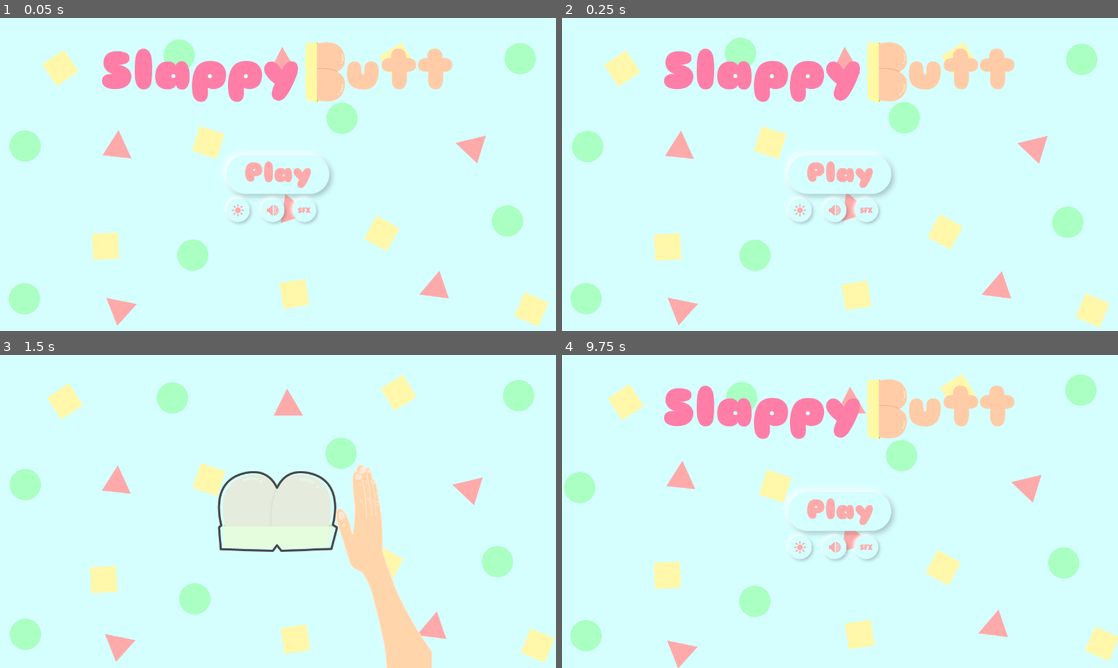
Above: before the commit, frames 1-4 (two rows, left to right).
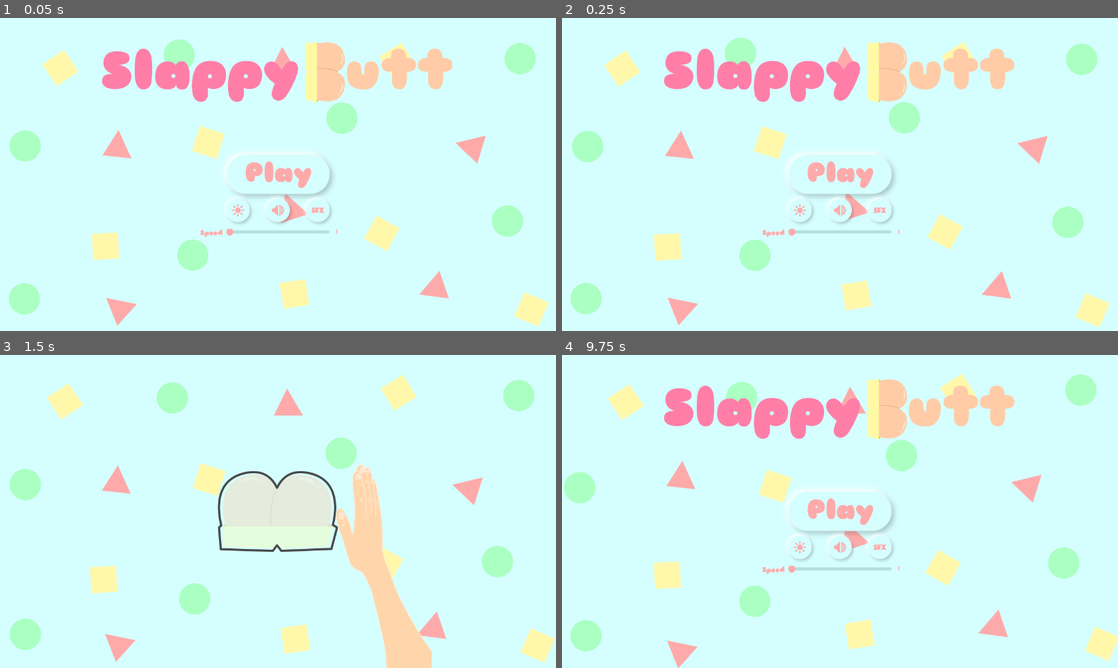
Above: after the commit, the same moments.

Repository: MikeTeok/test_butt_name
Game: Godot game, scene res://scenes/main_scene.tscn
Two runs of this game, one before a commit and one after it. Both use one fixed random seed, a clock stepped at 60 frames per second and the inputs below.
Inputs (mouse positions are in pixels of both pictures, inside the frame that each line leads up to):
- Up to frame 1 (0.05 s): no input
- Up to frame 2 (0.25 s): no input
- Up to frame 3 (1.5 s): click (278, 511) at 0.5 s; move the mouse to (400, 495) at 1.27 s
- Up to frame 4 (9.75 s): tap Space (ui_select) at 1.52, 2.27, 5.27, 6.02, 7.52, 9.02 s; move the mouse to (728, 527) at 2.02 s; click (778, 555) at 2.75 s; move the mouse to (895, 442) at 3.52 s; click (778, 555) at 4.25 s; move the mouse to (812, 574) at 5.02 s; move the mouse to (1006, 558) at 5.77 s; click (778, 555) at 6.5 s; move the mouse to (673, 464) at 7.27 s; move the mouse to (867, 511) at 8.02 s; move the mouse to (756, 433) at 8.77 s; click (901, 555) at 9.5 s

The runs differ from the first frame. In frame 1, 0.7% of the frame differs, in the area x 36-61%, y 45-70%; in frame 2, 0.6%; in frame 3, nothing differs; in frame 4, 0.6%.

Commit message:
Connect functionality for bgm and sfx button , added slider for speed
Connect functionality for bgm and sfx button , added slider for speed

Diff:
--- /dev/null
+++ b/default_bus_layout.tres
@@ -0,0 +1,15 @@
+[gd_resource type="AudioBusLayout" format=2]
+
+[resource]
+bus/1/name = "BGM"
+bus/1/solo = false
+bus/1/mute = false
+bus/1/bypass_fx = false
+bus/1/volume_db = 0.0
+bus/1/send = "Master"
+bus/2/name = "SFX"
+bus/2/solo = false
+bus/2/mute = false
+bus/2/bypass_fx = false
+bus/2/volume_db = 0.0
+bus/2/send = "Master"
--- a/scenes/ButtBouncyEffect.tscn
+++ b/scenes/ButtBouncyEffect.tscn
@@ -88,7 +88,7 @@
 [node name="ButtBouncyEffect" type="AnimatedSprite"]
 modulate = Color( 1, 1, 1, 0 )
 frames = SubResource( 1 )
-frame = 19
+frame = 28
 playing = true
 script = ExtResource( 31 )
 
@@ -100,9 +100,11 @@
 stream = ExtResource( 32 )
 volume_db = 7.173
 autoplay = true
+bus = "SFX"
 
 [node name="boinkSound" type="AudioStreamPlayer" parent="."]
 stream = ExtResource( 33 )
 volume_db = -3.586
+bus = "SFX"
 
 [connection signal="animation_finished" from="AnimationPlayer" to="." method="_on_AnimationPlayer_animation_finished"]
--- /dev/null
+++ b/scenes/DifficultySlider.gd
@@ -0,0 +1,22 @@
+extends HSlider
+
+onready var dark_theme = self.get_stylebox("slider").duplicate()
+onready var number = $Number
+onready var animation = $AnimationPlayer
+onready var theme_mode = "Light mode" setget set_theme
+
+func _ready():
+	pass
+
+func set_theme(new_theme):
+	if new_theme == "Dark mode":
+		dark_theme.bg_color = Color("4A4A4A")
+		self.add_stylebox_override("slider", dark_theme)
+	else:
+		dark_theme.bg_color = Color("B6DFDF")
+		self.add_stylebox_override("slider", dark_theme)
+
+
+func _on_DifficultySlider_value_changed(value):
+	number.set_text(str(value+1))
+	animation.play("number_bob")
--- /dev/null
+++ b/scenes/DifficultySlider.tscn
@@ -0,0 +1,106 @@
+[gd_scene load_steps=12 format=2]
+
+[ext_resource path="res://scenes/DifficultySlider.gd" type="Script" id=1]
+[ext_resource path="res://sprites/grabber_highlight.png" type="Texture" id=2]
+[ext_resource path="res://sprites/grabber.png" type="Texture" id=3]
+[ext_resource path="res://resources/fonts/Sniglet Regular.ttf" type="DynamicFontData" id=4]
+[ext_resource path="res://resources/fonts/Chewy.ttf" type="DynamicFontData" id=5]
+
+[sub_resource type="StyleBoxFlat" id=1]
+content_margin_right = 167.0
+content_margin_top = 3.0
+content_margin_bottom = 3.0
+bg_color = Color( 0.713726, 0.87451, 0.87451, 1 )
+corner_radius_top_left = 50
+corner_radius_top_right = 50
+corner_radius_bottom_right = 50
+corner_radius_bottom_left = 50
+shadow_color = Color( 1, 1, 1, 0.6 )
+
+[sub_resource type="StyleBoxFlat" id=2]
+bg_color = Color( 0.6, 0.6, 0.6, 0 )
+
+[sub_resource type="StyleBoxFlat" id=3]
+bg_color = Color( 0.6, 0.6, 0.6, 0 )
+
+[sub_resource type="DynamicFont" id=4]
+font_data = ExtResource( 4 )
+
+[sub_resource type="DynamicFont" id=5]
+use_filter = true
+font_data = ExtResource( 5 )
+
+[sub_resource type="Animation" id=6]
+resource_name = "number_bob"
+length = 0.3
+step = 0.01
+tracks/0/type = "value"
+tracks/0/path = NodePath("Number:rect_scale")
+tracks/0/interp = 1
+tracks/0/loop_wrap = true
+tracks/0/imported = false
+tracks/0/enabled = true
+tracks/0/keys = {
+"times": PoolRealArray( 0, 0.14, 0.3 ),
+"transitions": PoolRealArray( 2.07053, 0.482968, 2.46229 ),
+"update": 0,
+"values": [ Vector2( 1, 1 ), Vector2( 3, 3 ), Vector2( 1, 1 ) ]
+}
+tracks/1/type = "value"
+tracks/1/path = NodePath("Number:rect_position")
+tracks/1/interp = 1
+tracks/1/loop_wrap = true
+tracks/1/imported = false
+tracks/1/enabled = true
+tracks/1/keys = {
+"times": PoolRealArray( 0, 0.14, 0.3 ),
+"transitions": PoolRealArray( 2.07, 0.482, 2.46 ),
+"update": 0,
+"values": [ Vector2( 240, -3 ), Vector2( 240, -15 ), Vector2( 240, -3 ) ]
+}
+
+[node name="DifficultySlider" type="HSlider"]
+margin_right = 234.0
+margin_bottom = 16.0
+custom_icons/grabber_highlight = ExtResource( 2 )
+custom_icons/grabber = ExtResource( 3 )
+custom_styles/slider = SubResource( 1 )
+custom_styles/grabber_area_highlight = SubResource( 2 )
+custom_styles/grabber_area = SubResource( 3 )
+max_value = 9.0
+rounded = true
+script = ExtResource( 1 )
+__meta__ = {
+"_edit_use_anchors_": false
+}
+
+[node name="Speed" type="Label" parent="."]
+margin_left = -60.0
+margin_top = 2.0
+margin_right = -3.0
+margin_bottom = 18.0
+custom_fonts/font = SubResource( 4 )
+custom_colors/font_color = Color( 1, 0.670588, 0.670588, 1 )
+text = "Speed"
+__meta__ = {
+"_edit_use_anchors_": false
+}
+
+[node name="Number" type="Label" parent="."]
+margin_left = 240.0
+margin_top = -3.0
+margin_right = 256.0
+margin_bottom = 20.0
+custom_fonts/font = SubResource( 5 )
+custom_colors/font_color = Color( 1, 0.670588, 0.670588, 1 )
+text = "1"
+align = 2
+percent_visible = -1.0
+__meta__ = {
+"_edit_use_anchors_": false
+}
+
+[node name="AnimationPlayer" type="AnimationPlayer" parent="."]
+anims/number_bob = SubResource( 6 )
+
+[connection signal="value_changed" from="." to="." method="_on_DifficultySlider_value_changed"]
--- a/scenes/MainMenu.tscn
+++ b/scenes/MainMenu.tscn
@@ -18,8 +18,9 @@
 [ext_resource path="res://sprites/buttons/sfx.png" type="Texture" id=16]
 [ext_resource path="res://sprites/buttons/sfx_disable_hover.png" type="Texture" id=17]
 [ext_resource path="res://sprites/buttons/sfx_hover.png" type="Texture" id=18]
+[ext_resource path="res://scenes/DifficultySlider.tscn" type="PackedScene" id=19]
 
-[sub_resource type="SpriteFrames" id=2]
+[sub_resource type="SpriteFrames" id=1]
 animations = [ {
 "frames": [ ExtResource( 5 ), ExtResource( 10 ), ExtResource( 5 ) ],
 "loop": true,
@@ -29,15 +30,15 @@
 
 [sub_resource type="SpriteFrames" id=3]
 animations = [ {
-"frames": [ ExtResource( 13 ), ExtResource( 8 ), ExtResource( 2 ), ExtResource( 14 ) ],
+"frames": [ ExtResource( 4 ), ExtResource( 9 ), ExtResource( 6 ), ExtResource( 7 ) ],
 "loop": true,
 "name": "default",
 "speed": 5.0
 } ]
 
-[sub_resource type="SpriteFrames" id=1]
+[sub_resource type="SpriteFrames" id=2]
 animations = [ {
-"frames": [ ExtResource( 4 ), ExtResource( 9 ), ExtResource( 6 ), ExtResource( 7 ) ],
+"frames": [ ExtResource( 13 ), ExtResource( 8 ), ExtResource( 2 ), ExtResource( 14 ) ],
 "loop": true,
 "name": "default",
 "speed": 5.0
@@ -71,40 +72,49 @@
 "_edit_use_anchors_": false
 }
 
-[node name="Playbutton" parent="." instance=ExtResource( 12 )]
-anchor_left = 0.5
-anchor_top = 0.5
-anchor_right = 0.5
-anchor_bottom = 0.5
-margin_left = -119.0
-margin_top = -45.5
-margin_right = 119.0
-margin_bottom = 45.5
-icon_picture = SubResource( 2 )
+[node name="CenterContainer" type="CenterContainer" parent="."]
+margin_right = 1280.0
+margin_bottom = 720.0
+__meta__ = {
+"_edit_use_anchors_": false
+}
 
-[node name="audio_button" parent="." instance=ExtResource( 11 )]
-margin_left = 600.982
-margin_top = 414.514
-margin_right = 690.982
-margin_bottom = 505.514
+[node name="Playbutton" parent="CenterContainer" instance=ExtResource( 12 )]
+margin_left = 521.0
+margin_top = 314.0
+margin_right = 759.0
+margin_bottom = 405.0
+icon_picture = SubResource( 1 )
+
+[node name="theme_button" parent="CenterContainer/Playbutton" instance=ExtResource( 11 )]
+margin_top = 100.5
+margin_right = 92.0
+margin_bottom = 191.5
 rect_scale = Vector2( 0.6, 0.6 )
 icon_picture = SubResource( 3 )
 
-[node name="theme_button" parent="." instance=ExtResource( 11 )]
-margin_left = 521.0
-margin_top = 414.5
-margin_right = 613.0
-margin_bottom = 505.5
+[node name="audio_button" parent="CenterContainer/Playbutton" instance=ExtResource( 11 )]
+margin_left = 92.0
+margin_top = 100.514
+margin_right = 330.0
+margin_bottom = 191.514
 rect_scale = Vector2( 0.6, 0.6 )
-icon_picture = SubResource( 1 )
+icon_picture = SubResource( 2 )
 
-[node name="sfx_button" parent="." instance=ExtResource( 11 )]
-margin_left = 674.057
-margin_top = 414.514
-margin_right = 764.057
-margin_bottom = 505.514
+[node name="sfx_button" parent="CenterContainer/Playbutton" instance=ExtResource( 11 )]
+margin_left = 184.0
+margin_top = 100.514
+margin_right = 274.0
+margin_bottom = 191.514
 rect_scale = Vector2( 0.6, 0.6 )
 icon_picture = SubResource( 4 )
 
-[connection signal="pressed" from="Playbutton" to="." method="_on_Playbutton_pressed"]
-[connection signal="pressed" from="theme_button" to="." method="_on_theme_button_pressed"]
+[node name="DifficultySlider" parent="CenterContainer/Playbutton" instance=ExtResource( 19 )]
+margin_top = 169.698
+margin_right = 238.0
+margin_bottom = 185.698
+
+[connection signal="pressed" from="CenterContainer/Playbutton" to="." method="_on_Playbutton_pressed"]
+[connection signal="pressed" from="CenterContainer/Playbutton/theme_button" to="." method="_on_theme_button_pressed"]
+[connection signal="pressed" from="CenterContainer/Playbutton/audio_button" to="." method="_on_audio_button_pressed"]
+[connection signal="pressed" from="CenterContainer/Playbutton/sfx_button" to="." method="_on_sfx_button_pressed"]
--- a/scenes/main_scene.tscn
+++ b/scenes/main_scene.tscn
@@ -28,7 +28,10 @@
 [node name="BGM" type="AudioStreamPlayer" parent="."]
 stream = ExtResource( 6 )
 autoplay = true
+bus = "BGM"
 
+[connection signal="changeBGMRequest" from="MainMenu" to="." method="_on_MainMenu_changeBGMRequest"]
+[connection signal="changeSFXRequest" from="MainMenu" to="." method="_on_MainMenu_changeSFXRequest"]
 [connection signal="changeThemeRequest" from="MainMenu" to="." method="_on_MainMenu_changeThemeRequest"]
 [connection signal="startRequest" from="MainMenu" to="." method="_on_MainMenu_startRequest"]
 [connection signal="gameOver" from="Game" to="." method="_on_Game_gameOver"]
--- a/scenes/toggle_button.tscn
+++ b/scenes/toggle_button.tscn
@@ -32,20 +32,6 @@
 "transitions": PoolRealArray( 1, 1 ),
 "update": 1,
 "values": [ 2, 0 ]
-}
-tracks/2/type = "method"
-tracks/2/path = NodePath(".")
-tracks/2/interp = 1
-tracks/2/loop_wrap = true
-tracks/2/imported = false
-tracks/2/enabled = true
-tracks/2/keys = {
-"times": PoolRealArray( 0.32 ),
-"transitions": PoolRealArray( 1 ),
-"values": [ {
-"args": [ "Light mode" ],
-"method": "change_theme_mode"
-} ]
 }
 
 [sub_resource type="Animation" id=2]
@@ -138,6 +124,7 @@
 
 [node name="AnimatedSprite" type="AnimatedSprite" parent="clip_rect"]
 frames = ExtResource( 1 )
+frame = 2
 offset = Vector2( 45, 45.5 )
 
 [node name="AnimationPlayer" type="AnimationPlayer" parent="."]
--- a/scripts/MainMenu.gd
+++ b/scripts/MainMenu.gd
@@ -1,11 +1,14 @@
 extends Control
 
-onready var start_button = $Playbutton
-onready var theme_button = $theme_button
-onready var audio_button = $audio_button
-onready var sfx_button = $sfx_button
+onready var start_button = $CenterContainer/Playbutton
+onready var theme_button = $CenterContainer/Playbutton/theme_button
+onready var audio_button = $CenterContainer/Playbutton/audio_button
+onready var sfx_button = $CenterContainer/Playbutton/sfx_button
+onready var difficulty_slider = $CenterContainer/Playbutton/DifficultySlider
 signal startRequest
 signal changeThemeRequest
+signal changeBGMRequest
+signal changeSFXRequest
 onready var theme_mode = "Light mode" setget set_theme
 
 func _ready():
@@ -17,9 +20,16 @@
 	theme_button.theme_mode = new_theme
 	audio_button.theme_mode = new_theme
 	sfx_button.theme_mode = new_theme
+	difficulty_slider.theme_mode = new_theme
 
 func _on_Playbutton_pressed():
 	emit_signal("startRequest")
 
 func _on_theme_button_pressed():
 	emit_signal("changeThemeRequest")
+
+func _on_audio_button_pressed():
+	emit_signal("changeBGMRequest")
+
+func _on_sfx_button_pressed():
+	emit_signal("changeSFXRequest")
--- a/scripts/main_scene.gd
+++ b/scripts/main_scene.gd
@@ -7,6 +7,8 @@
 
 onready var theme_mode = {true: "Light mode", false: "Dark mode"}
 onready var global_theme = true
+onready var bgm_mute = false
+onready var sfx_mute = false
 
 func _ready():
 	pass # Replace with function body.
@@ -40,3 +42,11 @@
 func _on_GameOverUI_mainMenuRequest():
 	gameOverUI.hide()
 	mainMenu.show()
+
+func _on_MainMenu_changeBGMRequest():
+	bgm_mute = !bgm_mute
+	AudioServer.set_bus_mute(AudioServer.get_bus_index("BGM"), bgm_mute)
+
+func _on_MainMenu_changeSFXRequest():
+	sfx_mute = !sfx_mute
+	AudioServer.set_bus_mute(AudioServer.get_bus_index("SFX"), sfx_mute)
Not shown: 1 places in scenes/MainMenu.tscn that only renumber resources
Binary file added: sprites/grabber.png
Not shown, added: sprites/grabber.png.import
Binary file added: sprites/grabber_highlight.png
Not shown, added: sprites/grabber_highlight.png.import
